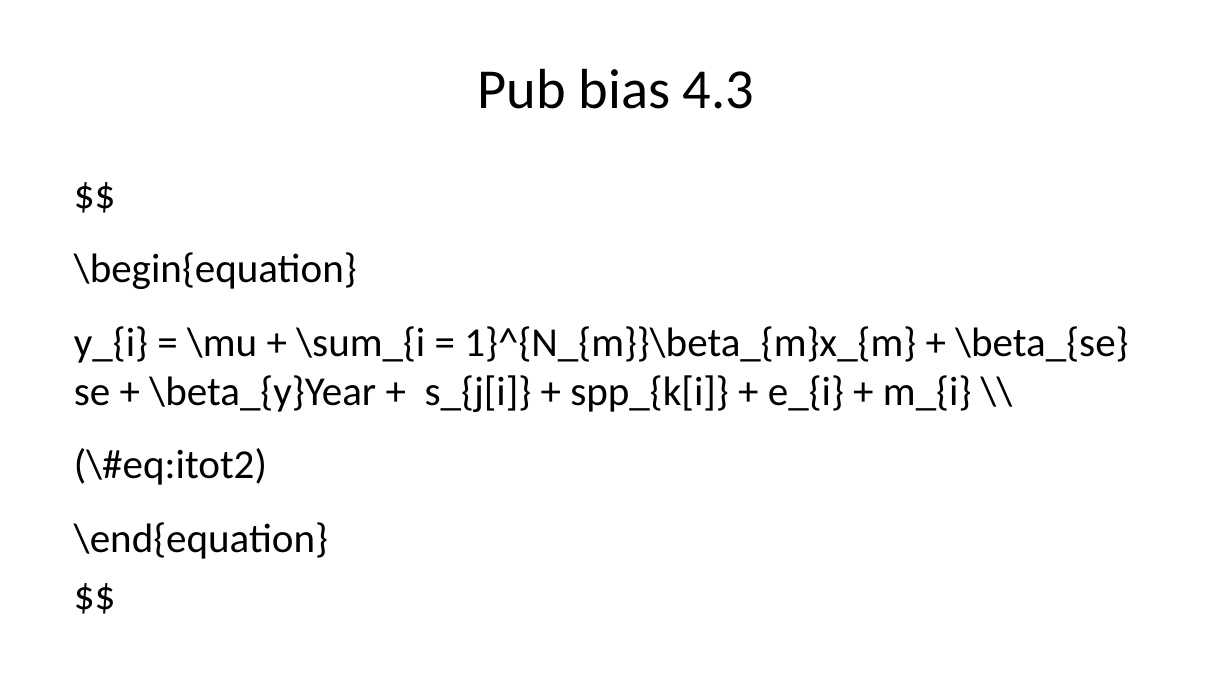
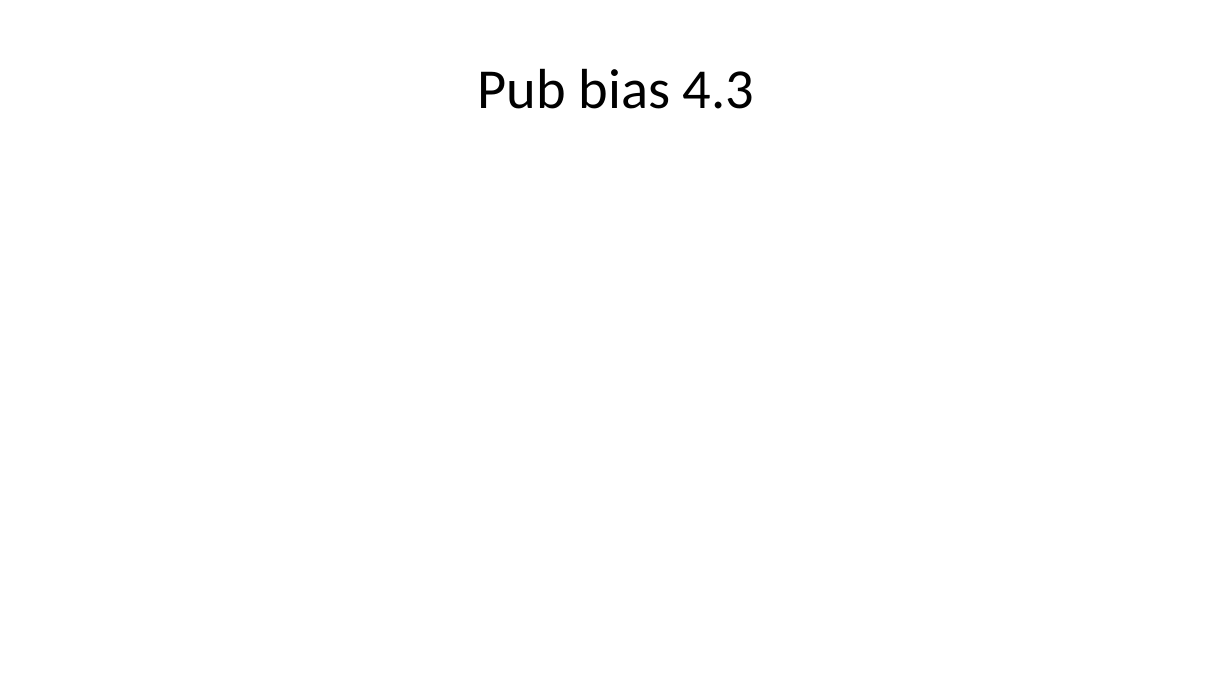
Before and after one commit to daniel1noble/meta-workshop, a slide deck: slide 56 of slides/code_slides.pptx. Drawn at 1232x693 pixels with LibreOffice and Linux fonts; fonts in the diff are those of the drawing. Boxes give left, top, right and bottom in pixels: in the first picture for what was removed or moved away, otherwise in the second. Text is boxed around its words. In the diff, an @@ line names an element or a change of style, - is before the commit and + after.

```diff
--- a/slides/code_slides.pptx
+++ b/slides/code_slides.pptx
@@ text removed at <box>74,252,1128,559</box> @@
-$$
-\begin{equation}
-y_{i} = \mu + \sum_{i = 1}^{N_{m}}\beta_{m}x_{m} + \beta_{se}se + \beta_{y}Year + s_{j[i]} + spp_{k[i]} + e_{i} + m_{i} \\
-(\#eq:itot2)
-\end{equation}
-$$
```
Also in this commit, not shown: 2 other slides changed, 1 other file.
